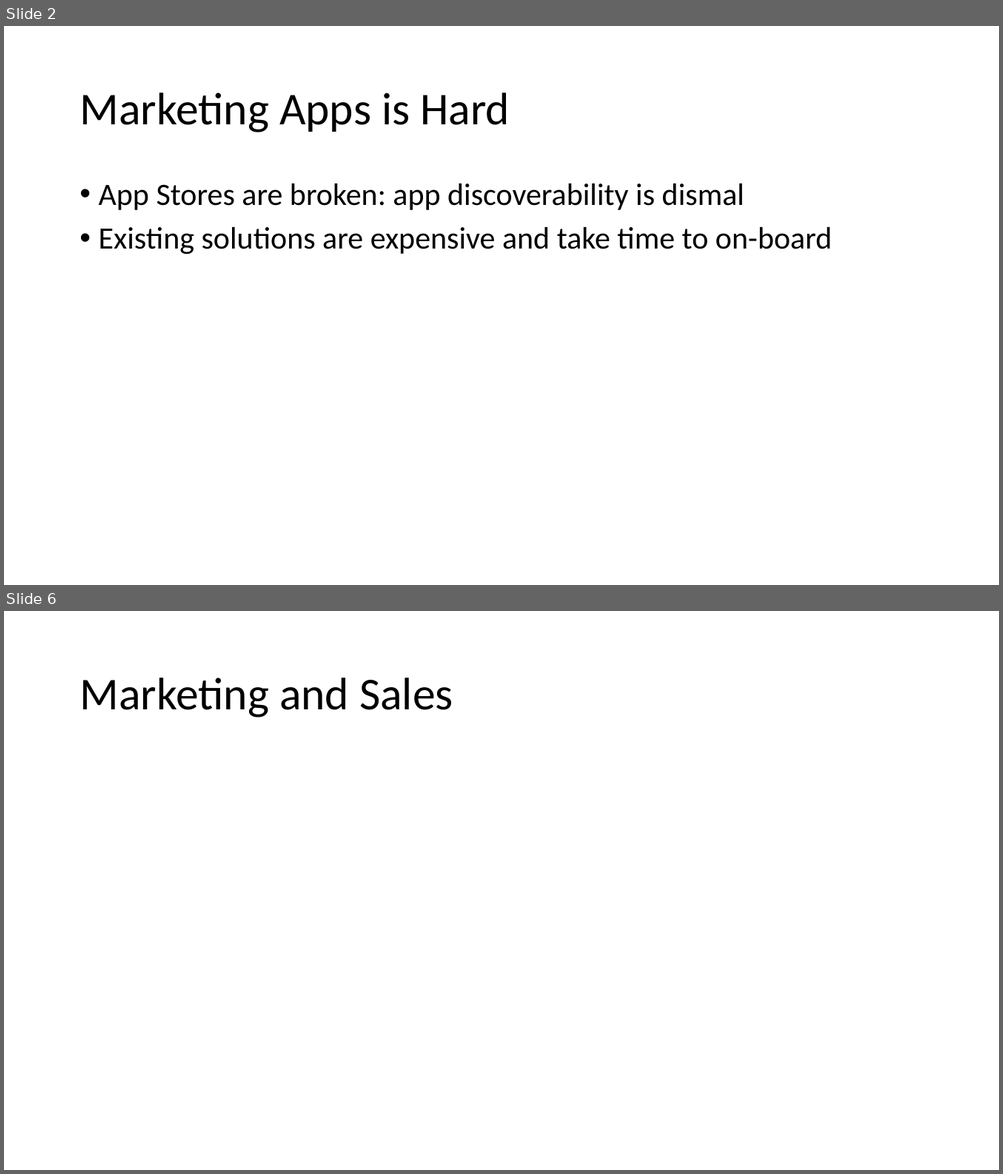
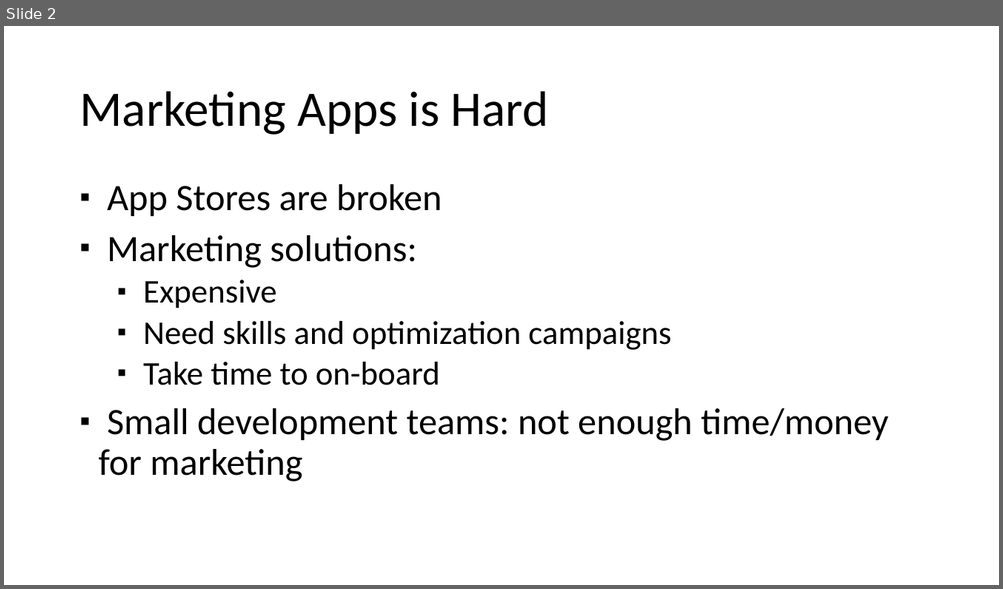
Before and after one commit to tarekayna/referengine, a slide deck: Documents/Investors/NWEN-FirstLook-2013-03.pptx. Shown one above the other, each under a label of ours: slides 2 and 6 before the commit, slide 2 after it; the slides between them are not shown. The pictures are 1003x1174 and 1003x589 pixels, drawn with LibreOffice and Linux fonts; fonts in the diff are those of the drawing. Boxes give left, top, right and bottom in pixels: in the first picture for what was removed or moved away, otherwise in the second. Text is boxed around its words. In the diff, an @@ line names an element or a change of style, - is before the commit and + after.

```diff
--- a/Documents/Investors/NWEN-FirstLook-2013-03.pptx
+++ b/Documents/Investors/NWEN-FirstLook-2013-03.pptx
@@ slide 6 removed at [4,611,999,1170], background #FFFFFF @@
@@ title removed at [79,678,453,718] @@
-Marketing and Sales
@@ slide 2 changed as well @@
@@ title "Marketing Apps is Hard" at [79,91,549,135]: size 44 to 48 pt @@
@@ text at [99,184,888,482]: text changed; size 30 to 36 pt @@
-• App Stores are broken: app discoverability is dismal
-• Existing solutions are expensive and take time to on-board
+▪ App Stores are broken
+▪ Marketing solutions:
+  ▪ Expensive
+  ▪ Need skills and optimization campaigns
+  ▪ Take time to on-board
+▪ Small development teams: not enough time/money for marketing
```
Also in this commit, not shown: 7 other slides changed, 2 slides added, 2 other slides removed.
